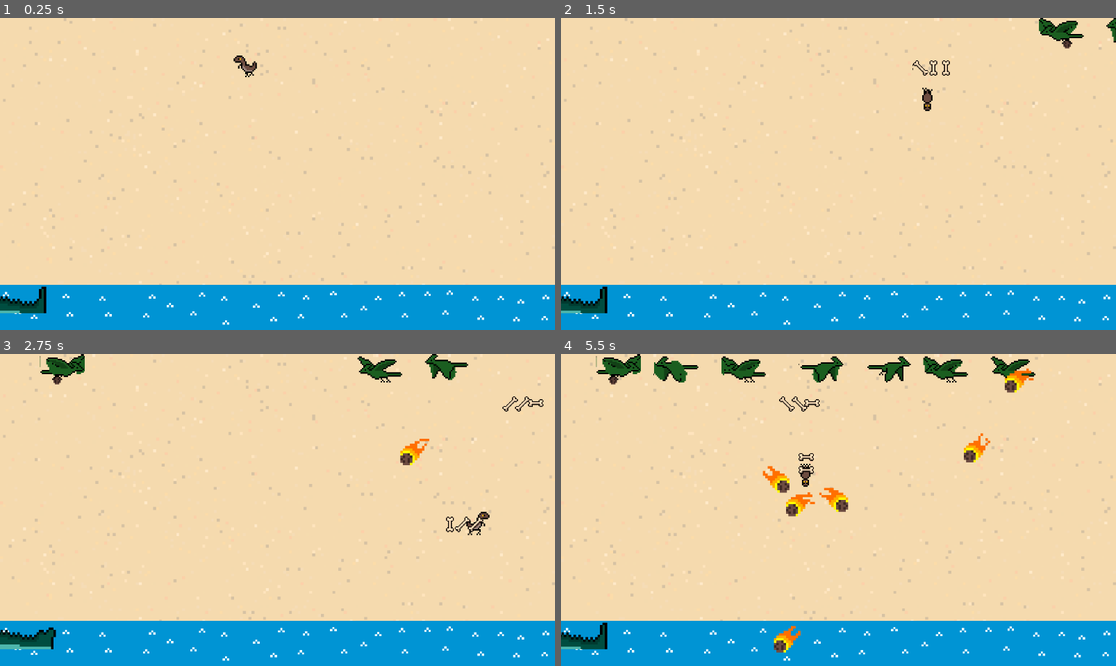
Above: before the commit, frames 1-4 (two rows, left to right).
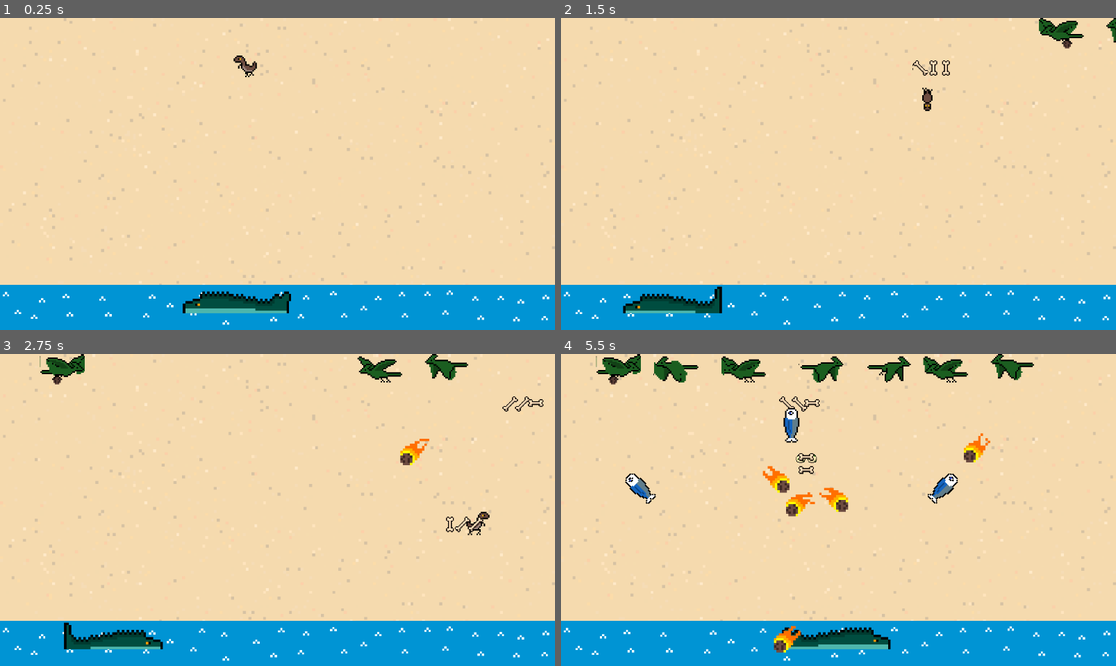
Above: after the commit, the same moments.

Repository: albanofazzito/BulletHell-Fazzito
Game: Godot game, scene res://Escenas/Nivel2.tscn
Two runs of this game, one before a commit and one after it. Both use one fixed random seed, a clock stepped at 60 frames per second and the inputs below. This scene is started directly instead of the project's main scene.
Inputs (mouse positions are in pixels of both pictures, inside the frame that each line leads up to):
- Up to frame 1 (0.25 s): no input
- Up to frame 2 (1.5 s): move the mouse to (960, 158) at 0.52 s; hold D (mover_derecha) 0.53-1.28 s; hold K (disparar) 0.53-1.28 s; click (960, 158) at 0.67 s; move the mouse to (727, 189) at 1.27 s; hold S (mover_abajo) from 1.28 s (still down); tap K (disparar) at 1.35 s
- Up to frame 3 (2.75 s): move the mouse to (333, 441) at 2.02 s; release S (mover_abajo) at 2.03 s; hold D (mover_derecha) from 2.03 s (still down); hold K (disparar) from 2.03 s (still down)
- Up to frame 4 (5.5 s): move the mouse to (810, 572) at 2.77 s; release D (mover_derecha) at 2.78 s; release K (disparar) at 2.78 s; hold W (mover_arriba) 2.78-3.53 s; tap K (disparar) at 2.85, 4.35 s; click (810, 572) at 2.92 s; move the mouse to (1005, 556) at 3.52 s; hold K (disparar) 3.53-4.28 s; hold A (mover_izquierda) 3.53-5.03 s; move the mouse to (672, 463) at 4.27 s; move the mouse to (866, 510) at 5.02 s; hold S (mover_abajo) from 5.03 s (still down); hold K (disparar) from 5.03 s (still down); click (866, 510) at 5.17 s

The runs differ from the first frame. In frame 1, 1.5% of the frame differs, in the area x 0-53%, y 85-95%; in frame 2, 1.3%; in frame 3, 1.4%; in frame 4, 2.8%, in the area x 0-86%, y 0-95%.

Commit message:
Se añadio segundo nivel
Se añadio segundo nivel al selector de niveles

Falta añadir muerte al segundo nivel y muerte de enemigos

Diff:
--- /dev/null
+++ b/bullet-hell/Escenas/DisparoMosa.tscn
@@ -0,0 +1,23 @@
+[gd_scene format=3 uid="uid://cm4lvylg82ghu"]
+
+[ext_resource type="Script" uid="uid://j7p7yuvgwksj" path="res://Scripts/disparo_mosa.gd" id="1_by2sg"]
+[ext_resource type="Texture2D" uid="uid://diflvtvj8wi0" path="res://Sprites/ProyectilMosa.png" id="2_s63ho"]
+
+[sub_resource type="CapsuleShape2D" id="CapsuleShape2D_sv6gg"]
+radius = 5.0
+height = 22.0
+
+[node name="Node2D" type="Node2D" unique_id=414569287]
+scale = Vector2(3, 3)
+script = ExtResource("1_by2sg")
+
+[node name="Area2D" type="Area2D" parent="." unique_id=1854428222]
+
+[node name="ProyectilMosa" type="Sprite2D" parent="Area2D" unique_id=737715357]
+texture = ExtResource("2_s63ho")
+
+[node name="CollisionShape2D" type="CollisionShape2D" parent="Area2D" unique_id=1233744582]
+rotation = 1.5707964
+shape = SubResource("CapsuleShape2D_sv6gg")
+
+[connection signal="body_entered" from="Area2D" to="." method="_on_area_2d_body_entered"]
--- a/bullet-hell/Escenas/Nivel2.tscn
+++ b/bullet-hell/Escenas/Nivel2.tscn
@@ -20,7 +20,7 @@
 wait_time = 0.7
 
 [node name="Node2D" parent="." unique_id=710992004 instance=ExtResource("3_6wegy")]
-position = Vector2(187, 583.00006)
+position = Vector2(542, 583)
 
 [node name="Area2D" type="StaticBody2D" parent="." unique_id=367419887]
 
@@ -46,4 +46,6 @@
 [node name="Node2D2" parent="." unique_id=1651068310 instance=ExtResource("4_dwoff")]
 position = Vector2(509, 102)
 
+[node name="TimerDisparos" type="Timer" parent="." unique_id=361782033]
+
 [connection signal="timeout" from="TimerPterodactilos" to="." method="_on_timer_pterodactilos_timeout"]
--- a/bullet-hell/Escenas/SeleccionNiveles.tscn
+++ b/bullet-hell/Escenas/SeleccionNiveles.tscn
@@ -1,12 +1,11 @@
-[gd_scene format=3 uid="uid://cqerlebyoukx3"]
+[gd_scene format=3 uid="uid://f27kobtndbny"]
 
-[ext_resource type="Script" uid="uid://t6i685bwdk2u" path="res://Scripts/seleccion_niveles.gd" id="1_f4dyt"]
+[ext_resource type="Script" path="res://Scripts/seleccion_niveles.gd" id="1_f4dyt"]
 [ext_resource type="Texture2D" uid="uid://cawk2pkhs7h8g" path="res://Sprites/fondoNiveles.png" id="1_n2hgb"]
 [ext_resource type="Texture2D" uid="uid://dhdkc16v5sr72" path="res://Sprites/Tutorial.png" id="3_5itxk"]
 [ext_resource type="Texture2D" uid="uid://c4sqo1udv4l7y" path="res://Sprites/Nivel1.png" id="4_s3ei3"]
+[ext_resource type="Texture2D" uid="uid://c8wnuckbb4hi4" path="res://Sprites/nivel2.png" id="5_hlnta"]
 [ext_resource type="FontFile" uid="uid://c3d4tbh8adagl" path="res://Fuentes/Minecraft.ttf" id="5_s3ei3"]
-
-[sub_resource type="PlaceholderTexture2D" id="PlaceholderTexture2D_5itxk"]
 
 [node name="Control" type="Control" unique_id=1583437291]
 layout_mode = 3
@@ -46,7 +45,7 @@
 
 [node name="Nivel2" type="TextureRect" parent="HBoxContainer" unique_id=1389566820]
 layout_mode = 2
-texture = SubResource("PlaceholderTexture2D_5itxk")
+texture = ExtResource("5_hlnta")
 expand_mode = 2
 stretch_mode = 5
 
@@ -69,3 +68,13 @@
 theme_override_fonts/font = ExtResource("5_s3ei3")
 theme_override_font_sizes/font_size = 20
 text = "Nivel 1"
+
+[node name="Label3" type="Label" parent="." unique_id=1749725800]
+layout_mode = 0
+offset_left = 907.0
+offset_top = 213.0
+offset_right = 981.0
+offset_bottom = 236.0
+theme_override_fonts/font = ExtResource("5_s3ei3")
+theme_override_font_sizes/font_size = 20
+text = "Nivel 2"
--- a/bullet-hell/Escenas/mosasaurio.tscn
+++ b/bullet-hell/Escenas/mosasaurio.tscn
@@ -24,6 +24,14 @@
 atlas = ExtResource("3_f8syj")
 region = Rect2(26, 0, 13, 13)
 
+[sub_resource type="AtlasTexture" id="AtlasTexture_jwk55"]
+atlas = ExtResource("3_f8syj")
+region = Rect2(39, 0, 13, 13)
+
+[sub_resource type="AtlasTexture" id="AtlasTexture_5bqiy"]
+atlas = ExtResource("3_f8syj")
+region = Rect2(52, 0, 13, 13)
+
 [sub_resource type="SpriteFrames" id="SpriteFrames_xnai4"]
 animations = [{
 "frames": [{
@@ -46,11 +54,20 @@
 }, {
 "duration": 1.0,
 "texture": SubResource("AtlasTexture_5nicj")
+}, {
+"duration": 1.0,
+"texture": SubResource("AtlasTexture_jwk55")
+}, {
+"duration": 1.0,
+"texture": SubResource("AtlasTexture_5bqiy")
 }],
-"loop": true,
+"loop": false,
 "name": &"disparar",
 "speed": 5.0
 }]
+
+[sub_resource type="RectangleShape2D" id="RectangleShape2D_f8syj"]
+size = Vector2(45.400005, 8.400001)
 
 [node name="Node2D" type="Node2D" unique_id=710992004]
 scale = Vector2(5, 5)
@@ -59,4 +76,21 @@
 [node name="AnimatedSprite2D" type="AnimatedSprite2D" parent="." unique_id=239332200]
 sprite_frames = SubResource("SpriteFrames_xnai4")
 autoplay = "default"
-frame_progress = 0.9651541
+
+[node name="TimerDisparo" type="Timer" parent="." unique_id=592282956]
+one_shot = true
+
+[node name="TimerHerido" type="Timer" parent="." unique_id=1089910941]
+wait_time = 0.05
+
+[node name="Area2D" type="Area2D" parent="." unique_id=138306316]
+
+[node name="CollisionShape2D" type="CollisionShape2D" parent="Area2D" unique_id=225542440]
+position = Vector2(-0.09999954, 2.6000001)
+scale = Vector2(0.99999976, 0.99999976)
+shape = SubResource("RectangleShape2D_f8syj")
+
+[connection signal="animation_finished" from="AnimatedSprite2D" to="." method="_on_animated_sprite_2d_animation_finished"]
+[connection signal="timeout" from="TimerDisparo" to="." method="_on_timer_disparo_timeout"]
+[connection signal="timeout" from="TimerHerido" to="." method="_on_timer_herido_timeout"]
+[connection signal="area_entered" from="Area2D" to="." method="_on_area_2d_area_entered"]
--- a/bullet-hell/Scripts/Stego.gd
+++ b/bullet-hell/Scripts/Stego.gd
@@ -1,7 +1,7 @@
 extends Node2D
 var escenaEspina= preload("res://Escenas/Espina.tscn")
 var escenaEspinaDirigida= preload("res://Escenas/espinaDirigida.tscn")
-var vida=10
+var vida=100
 var muerto=false
 var Nivel1
 
--- /dev/null
+++ b/bullet-hell/Scripts/disparo_mosa.gd
@@ -0,0 +1,15 @@
+extends Node2D
+
+
+var velocidad=300
+var direccion
+func inicializar(ang):
+	$Area2D/ProyectilMosa.rotation=ang
+	direccion= Vector2.from_angle(ang)
+
+func _process(delta: float) -> void:
+	position+= velocidad*delta*direccion
+
+func _on_area_2d_body_entered(body):
+	if body.is_in_group("Jugador"):
+		body.recibirDaño()
--- a/bullet-hell/Scripts/mosasaurio.gd
+++ b/bullet-hell/Scripts/mosasaurio.gd
@@ -2,16 +2,63 @@
 
 var velocidad=200
 var direccion
+var proyectilEscena
+var vida=200
 
 func _ready():
-	direccion=1
+	proyectilEscena= preload("res://Escenas/DisparoMosa.tscn")
+	direccion=-1
+	$TimerDisparo.start(randi_range(2,5))
 
-# Called every frame. 'delta' is the elapsed time since the previous frame.
 func _process(delta: float) -> void:
-	position.x=delta*velocidad*direccion
-	if global_position.x==50 or global_position.x==1102:
+	position.x+=delta*velocidad*direccion
+	if position.x<=110 or position.x>=1042:
 		cambiarDireccion()
 
 func cambiarDireccion():
 	direccion=direccion*-1
-	print("hola")
+	$AnimatedSprite2D.flip_h= !$AnimatedSprite2D.flip_h
+
+
+func _on_timer_disparo_timeout() -> void:
+	velocidad=0
+	scale.x=7
+	scale.y=7
+	position.y+=10
+	$AnimatedSprite2D.play("disparar")
+	disparar()
+	$TimerDisparo.start(randi_range(2,5))
+
+
+func _on_animated_sprite_2d_animation_finished() -> void:
+	scale.x=5
+	scale.y=5
+	velocidad=200
+	position.y-=10
+	$AnimatedSprite2D.play("default")
+
+func disparar():
+	for i in range (3):
+		var disparo=proyectilEscena.instantiate()
+		get_parent().add_child(disparo)
+		disparo.global_position=global_position
+		if i==1:
+			disparo.inicializar(deg_to_rad(-90))
+		elif i==2:
+			disparo.inicializar(deg_to_rad(-45))
+		else:
+			disparo.inicializar(deg_to_rad(-135))
+
+
+func _on_area_2d_area_entered(area: Area2D) -> void:
+	if area.is_in_group("DisparoRaptor"):
+		area.queue_free()
+		vida-=2
+		herir()
+		$TimerHerido.start()
+
+func _on_timer_herido_timeout() -> void:
+		$AnimatedSprite2D.modulate= Color(1,1,1)
+
+func herir():
+	$AnimatedSprite2D.modulate= Color(0.0, 0.631, 0.458, 1.0)
--- a/bullet-hell/Scripts/seleccion_niveles.gd
+++ b/bullet-hell/Scripts/seleccion_niveles.gd
@@ -22,3 +22,5 @@
 			Loading.cambiar_escena("res://Escenas/Tutorial.tscn")
 		elif nivelesIndex==1:
 			Loading.cambiar_escena("res://Escenas/Juego.tscn")
+		else:
+			Loading.cambiar_escena("res://Escenas/Nivel2.tscn")
--- a/bullet-hell/project.godot
+++ b/bullet-hell/project.godot
@@ -18,7 +18,7 @@
 [autoload]
 
 AutoLoad="*uid://dgmua5cnb25fv"
-Loading="*uid://dwj58j42an6qr"
+Loading="*uid://cx7v5h3t2thn8"
 
 [global_group]
 
Not shown: 1 places in bullet-hell/Escenas/Loading.tscn that only renumber resources
Not shown, added: bullet-hell/Scripts/disparo_mosa.gd.uid
Binary file added: bullet-hell/Sprites/ProyectilMosa.png
Not shown, added: bullet-hell/Sprites/ProyectilMosa.png.import
Binary file changed: bullet-hell/Sprites/mosasaurioV.png
Binary file added: bullet-hell/Sprites/nivel2.png
Not shown, added: bullet-hell/Sprites/nivel2.png.import
